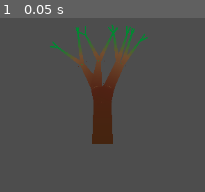
Above: before the commit, frame 1.
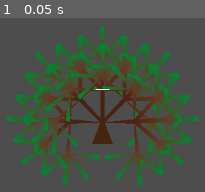
Above: after the commit, the same moment.

Repository: twondai/Tree-Builder
Game: Godot game, scene res://node_2d.tscn
Two runs of this game, one before a commit and one after it. Both use one fixed random seed, a clock stepped at 60 frames per second and the inputs below.
Inputs:
- Up to frame 1 (0.05 s): no input

The runs differ from the first frame. In frame 1, 30% of the frame differs, in the area x 3-97%, y 4-97%.

Commit message:
Mesh based beginnings

Diff:
--- a/TreeBuilder.gd
+++ b/TreeBuilder.gd
@@ -1,4 +1,4 @@
-extends Node2D
+extends MeshInstance2D
 
 #todo
 #switch to mesh-based tree
@@ -8,24 +8,19 @@
 @export var iterations:int = 2:
 	set(v):
 		iterations = v
-		update_iterations()
 @export var branches:int = 2:
 	set(v):
 		branches = v
-		update_branches()
 @export_category("Position")
 @export_range(-PI,PI) var angle:float = 0.2:
 	set(v):
 		angle = v
-		update_angle()
 @export_range(-1,1) var angle_decay:float = 0.1:
 	set(v):
 		angle_decay = v
-		update_angle()
 @export_range(0,1) var angle_random:float = 0.:
 	set(v):
 		angle_random = v
-		update_angle()
 @export_category("Appearance")
 @export var color_gradient:Gradient:
 	set(v):
@@ -39,33 +34,86 @@
 @export var length_curve:Curve:
 	set(v):
 		length_curve = v
-		update_length()
 
-
-var tree_mesh:ArrayMesh
 
 var rng = RandomNumberGenerator.new()
 @export var random_seed = 420:
 	set(v):
 		random_seed = v
 		rng.seed = random_seed
-		update_random()
 
 var branches_made = 0
 
-var root_branch:Line2D
+var tree_mesh:ArrayMesh = ArrayMesh.new()
+var vertices:PackedVector2Array
+var indices:PackedInt32Array
+var colors:PackedColorArray
+var v_id_array:PackedInt32Array
+
 var node_ready = false
 
-var branch_scene = preload("res://branch.tscn")
+func root_branch():
+	var v:PackedVector2Array
+	var color:Color = color_gradient.sample(0)
+	var length:float = length_curve.sample(0)
+	var bottom_width:float = width_curve.sample(0) / 2.
+	var top_width:float = width_curve.sample(1) / 2.
+	v.append_array([Vector2(-bottom_width,0),
+	Vector2(-top_width,-length),
+	Vector2(top_width,-length),
+	Vector2(bottom_width,0)])
+	vertices.append_array(v)
+	indices.append_array([0,1,2,0,2,3])
+	v_id_array.append_array([0,1,1,0])
+	colors.append_array([color,color,color,color])
+
+
+func new_branch(v1:Vector2,v4:Vector2,v_id:int,local_angle:float) -> PackedVector2Array:
+	var length:float = length_curve.sample(v_id)
+	var width = width_curve.sample(v_id) / 2.
+
+	var local_right = (v4 - v1).angle() + local_angle
+	var local_up = local_right - (PI/2.)
+	var center = ((v4 + v1) / 2.)
+	var v_off = Vector2(length,0).rotated(local_up)
+	var h_off = Vector2(width,0).rotated(local_right)
+
+	var v2 = center + v_off - h_off
+	var v3 = center + v_off + h_off
+
+	var verts:PackedVector2Array = [v2,v3]
+	return verts
+
+func branch(i1:int,i2:int,v_id:int = 1):
+	var start_point:Vector2 = vertices[i1]
+	var end_point:Vector2 = vertices[i2]
+	var last_vertex:int = vertices.size() - 1
+	var height = float(v_id) / float(iterations)
+	var color:Color = color_gradient.sample(height)
+	for b in branches:
+		var local_angle = lerp(-angle,angle, float(b) / float(branches - 1))
+		var branch:PackedVector2Array = new_branch(start_point,end_point,v_id,local_angle)
+		vertices.append_array(branch)
+		last_vertex = vertices.size() - 1
+		indices.append_array([i1,last_vertex - 1, last_vertex])
+		indices.append_array([i1,last_vertex, i2])
+		colors.append_array([color,color])
+		if v_id < iterations:
+			branch(last_vertex - 1,last_vertex, v_id + 1)
+
+
 func _ready() -> void:
-	root_branch = branch_scene.instantiate()
-	root_branch.root = true
-	root_branch.world = self
-	add_child(root_branch)
-	node_ready = true
-	update_all()
-	count_branches()
-	pass
+	root_branch()
+	branch(1,2)
+
+	var arrays = []
+	arrays.resize(Mesh.ARRAY_MAX)
+	arrays[Mesh.ARRAY_VERTEX] = vertices
+	arrays[Mesh.ARRAY_INDEX] = indices
+	arrays[Mesh.ARRAY_COLOR] =  colors
+	var flags = Mesh.ARRAY_FORMAT_VERTEX + Mesh.ARRAY_FORMAT_COLOR + Mesh.ARRAY_FORMAT_INDEX
+	tree_mesh.add_surface_from_arrays(Mesh.PRIMITIVE_TRIANGLES,arrays,[],{},flags)
+	mesh = tree_mesh
 
 func max_branches()->int:
 	var m = 0
@@ -74,47 +122,53 @@
 		m += pow(branches, e)
 		e -= 1
 	return m
-
-func count_branches():
-	print("There are " + str(root_branch.get_branch_count()) + " branches in the tree")
-	print("There should be " + str(max_branches()) + " in the tasdadree")
-
-func update_iterations():
-	if node_ready:
-		root_branch.update_iterations()
-		count_branches()
-
-func update_branches():
-	if node_ready:
-		root_branch.update_branches()
-		count_branches()
-
-func update_angle():
-	if node_ready:
-		root_branch.update_angle()
-
-#func update_color():
+#------------------OLD------------------
+#var branch_scene = preload("res://branch.tscn")
+#var root_branch:Line2D
+#func _ready() -> void:
+	#root_branch = branch_scene.instantiate()
+	#root_branch.root = true
+	#root_branch.world = self
+	#add_child(root_branch)
+	#node_ready = true
+	#update_all()
+	#count_branches()
+	#pass
+#func count_branches():
+	#print("There are " + str(root_branch.get_branch_count()) + " branches in the tree")
+	#print("There should be " + str(max_branches()) + " in the tree")
+#
+#func update_iterations():
 	#if node_ready:
-		#root_branch.update_color()
-
-func update_width():
-	if node_ready:
-		root_branch.update_width()
-
-func update_length():
-	if node_ready:
-		root_branch.update_length()
-
-func update_random():
-	if node_ready:
-		root_branch.update_random()
-
-func update_all():
-	if node_ready:
-		root_branch.update_iterations()
-		root_branch.update_branches()
-		root_branch.update_angle()
-		#root_branch.update_color()
+		#root_branch.update_iterations()
+		#count_branches()
+#
+#func update_branches():
+	#if node_ready:
+		#root_branch.update_branches()
+		#count_branches()
+#
+#func update_angle():
+	#if node_ready:
+		#root_branch.update_angle()
+#
+#
+#func update_width():
+	#if node_ready:
 		#root_branch.update_width()
-		root_branch.update_length()
-		root_branch.update_random()
+#
+#func update_length():
+	#if node_ready:
+		#root_branch.update_length()
+#
+#func update_random():
+	#if node_ready:
+		#root_branch.update_random()
+#
+#func update_all():
+	#if node_ready:
+		#root_branch.update_iterations()
+		#root_branch.update_branches()
+		#root_branch.update_angle()
+		#root_branch.update_length()
+		#root_branch.update_random()
--- a/node_2d.tscn
+++ b/node_2d.tscn
@@ -1,39 +1,28 @@
-[gd_scene load_steps=8 format=3 uid="uid://bpe7y88bvrxgu"]
+[gd_scene load_steps=5 format=3 uid="uid://bpe7y88bvrxgu"]
 
 [ext_resource type="Script" path="res://TreeBuilder.gd" id="1_hc3wd"]
 [ext_resource type="Gradient" uid="uid://bgdawcv5yxdqf" path="res://gradient1.tres" id="2_qw3h3"]
 [ext_resource type="Curve" uid="uid://cil6wcfndim6r" path="res://width_curve1.tres" id="3_413tv"]
-[ext_resource type="Shader" path="res://vertexTest.gdshader" id="3_o620u"]
 
-[sub_resource type="Curve" id="Curve_x2ksj"]
-min_value = 5.0
+[sub_resource type="Curve" id="Curve_duepu"]
+min_value = 0.99
 max_value = 100.0
-_data = [Vector2(0.005291, 60.3036), 0.0, -330.377, 0, 0, Vector2(0.624339, 42.2613), 0.0, 0.0, 0, 0, Vector2(1, 11.7857), -272.734, 0.0, 0, 0]
-point_count = 3
+_data = [Vector2(0, 30.3899), 0.0, 0.0, 0, 0, Vector2(1, 46.1507), 0.0, 0.0, 0, 0]
+point_count = 2
 
-[sub_resource type="CurveTexture" id="CurveTexture_j3fvr"]
-curve = ExtResource("3_413tv")
-
-[sub_resource type="ShaderMaterial" id="ShaderMaterial_hgrk5"]
-shader = ExtResource("3_o620u")
-shader_parameter/width_curve = SubResource("CurveTexture_j3fvr")
-
-[node name="Tree" type="MeshInstance2D"]
+[node name="MeshInstance2D" type="MeshInstance2D"]
 script = ExtResource("1_hc3wd")
-iterations = 4
-angle = 0.121407
-angle_decay = -1.0
-angle_random = 0.246
+iterations = 3
+branches = 5
+angle = 1.52641
 color_gradient = ExtResource("2_qw3h3")
 width_curve = ExtResource("3_413tv")
-length_curve = SubResource("Curve_x2ksj")
-random_seed = 282
+length_curve = SubResource("Curve_duepu")
 
 [node name="Camera2D" type="Camera2D" parent="."]
 position = Vector2(0, -230)
 
 [node name="Line2D" type="Line2D" parent="."]
-visible = false
-material = SubResource("ShaderMaterial_hgrk5")
-points = PackedVector2Array(0, 0, 0, -10)
+position = Vector2(0, -78)
+points = PackedVector2Array(-10, 0, 10, 0)
 width = 1.0
--- a/width_curve1.tres
+++ b/width_curve1.tres
@@ -3,5 +3,5 @@
 [resource]
 min_value = 1.0
 max_value = 30.0
-_data = [Vector2(0, 30), 0.0, 0.0, 0, 0, Vector2(1, 1.91735), 0.0, 0.0, 0, 0]
+_data = [Vector2(0, 30), 0.0, 0.0, 0, 0, Vector2(1, 6.53367), 0.0, 0.0, 0, 0]
 point_count = 2
